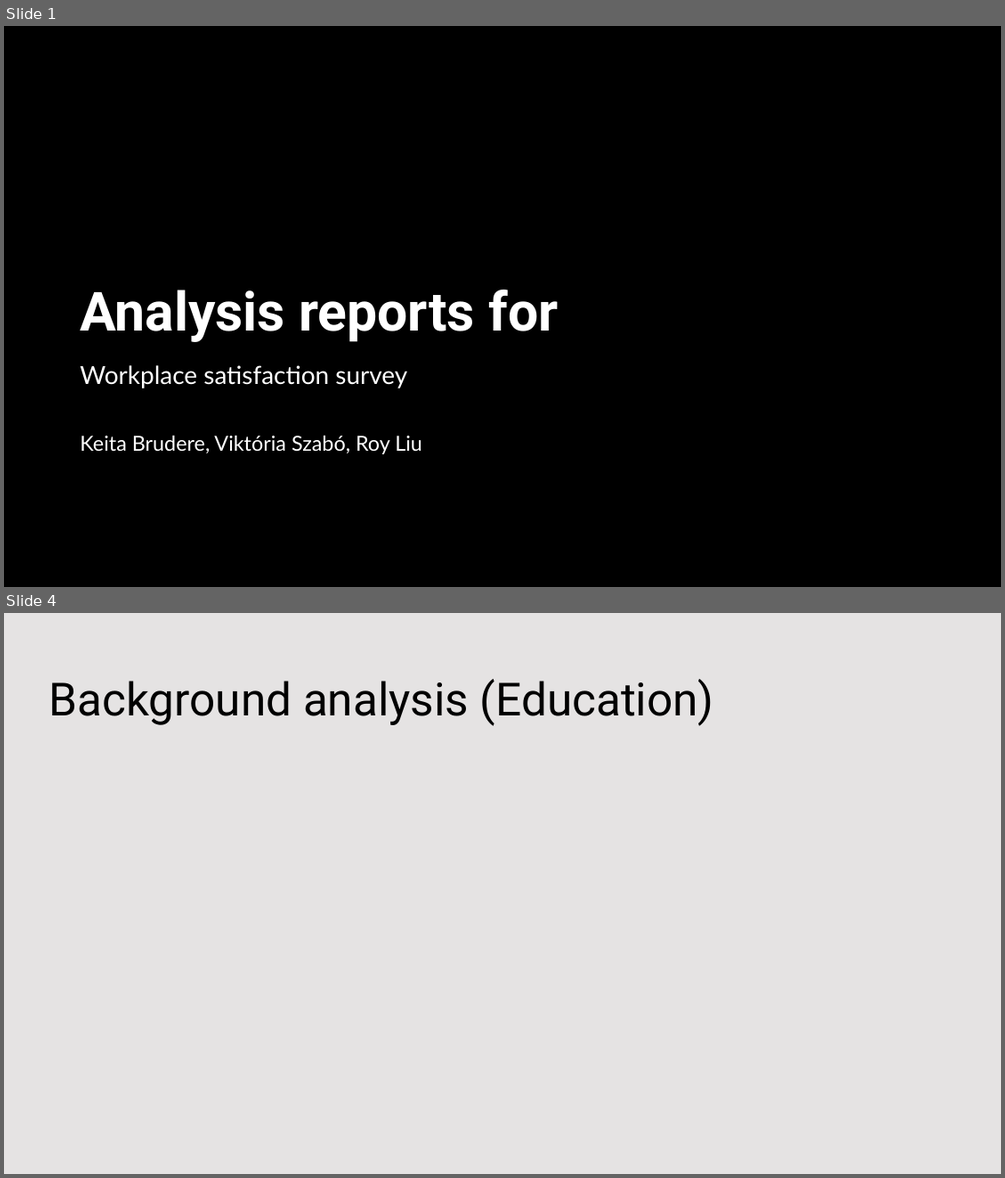
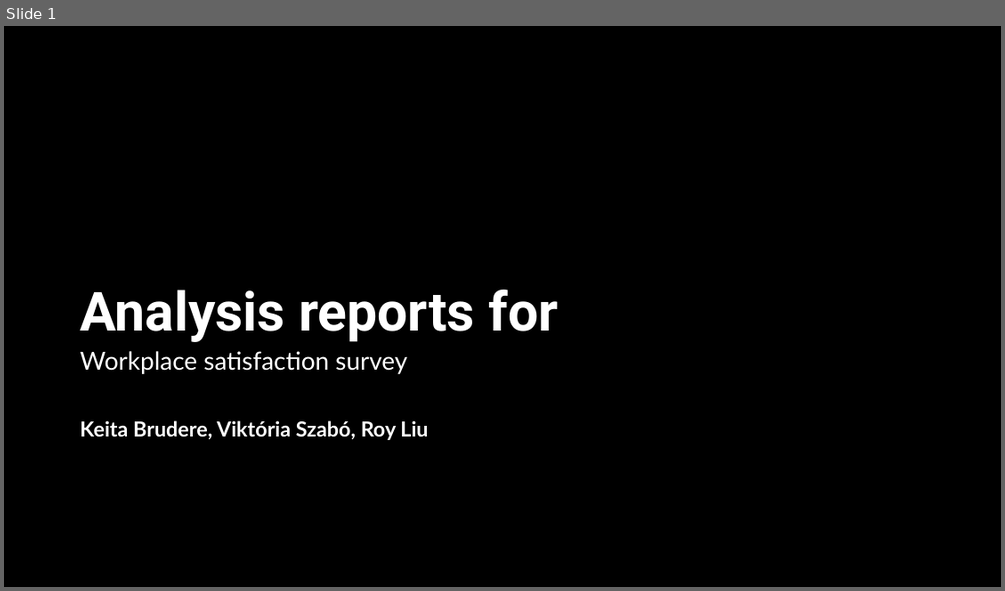
Before and after one commit to KatieRJ/BigDataProject, a slide deck: BigDataProject presentation.pptx. Shown one above the other, each under a label of ours: slides 1 and 4 before the commit, slide 1 after it; the slides between them are not shown. The pictures are 1005x1178 and 1005x591 pixels, drawn with LibreOffice and Linux fonts; fonts in the diff are those of the drawing; background and template pictures are left out; a plain dark background stands for a picture behind light text. Boxes give left, top, right and bottom in pixels: in the first picture for what was removed or moved away, otherwise in the second. Text is boxed around its words. In the diff, an @@ line names an element or a change of style, - is before the commit and + after.

```diff
--- a/BigDataProject presentation.pptx
+++ b/BigDataProject presentation.pptx
@@ slide 4 removed at [4,613,1001,1174], background #FFFFFF @@
@@ rectangle removed at [4,613,1001,1174] @@
@@ title removed at [49,679,714,726] @@
-Background analysis (Education)
@@ slide 1 changed as well @@
@@ subtitle "Workplace satisfaction survey": place and size @@
-subtitle "Workplace satisfaction survey" at [80,365,422,454]
+subtitle "Workplace satisfaction survey" at [80,351,428,440]
@@ subtitle at [80,420,428,440]: bold on in "Keita Brudere, Viktória Szabó, Roy Liu" @@
```
Also in this commit, not shown: 2 other slides changed, 11 slides added, 2 other files.
